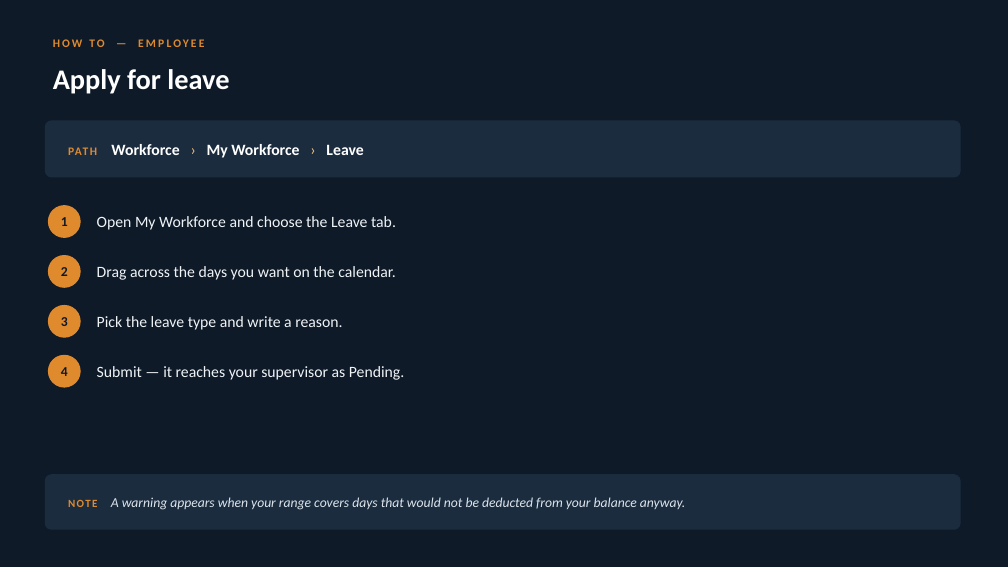
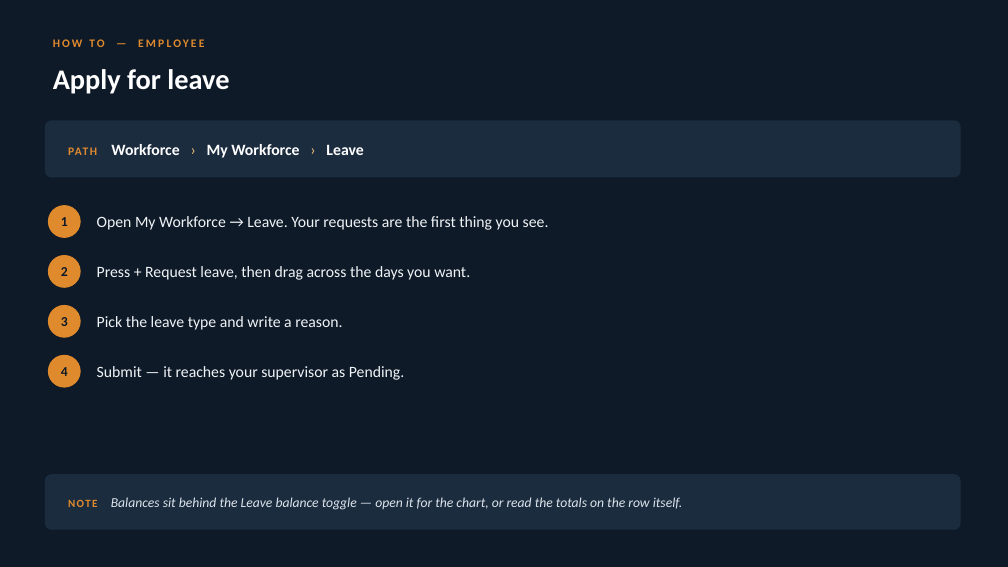
Before and after one commit to iammuniraa-wq/bpmsquare-app, a slide deck: slide 12 of docs/qa/BPMSquare_WFM_Feature_Guide.pptx. Drawn at 1008x567 pixels with LibreOffice and Linux fonts; fonts in the diff are those of the drawing. Boxes give left, top, right and bottom in pixels: in the first picture for what was removed or moved away, otherwise in the second. Text is boxed around its words. In the diff, an @@ line names an element or a change of style, - is before the commit and + after.

```diff
--- a/docs/qa/BPMSquare_WFM_Feature_Guide.pptx
+++ b/docs/qa/BPMSquare_WFM_Feature_Guide.pptx
@@ text at bbox=[97, 216, 549, 230]: text changed @@
-Open My Workforce and choose the Leave tab.
+Open My Workforce → Leave. Your requests are the first thing you see.
@@ text at bbox=[97, 266, 470, 280]: text changed @@
-Drag across the days you want on the calendar.
+Press + Request leave, then drag across the days you want.
@@ text at bbox=[68, 497, 683, 510]: text changed @@
-NOTE A warning appears when your range covers days that would not be deducted from your balance anyway.
+NOTE Balances sit behind the Leave balance toggle — open it for the chart, or read the totals on the row itself.
```
Also in this commit, not shown: 14 other slides changed, 2 slides added, 1 other file.
